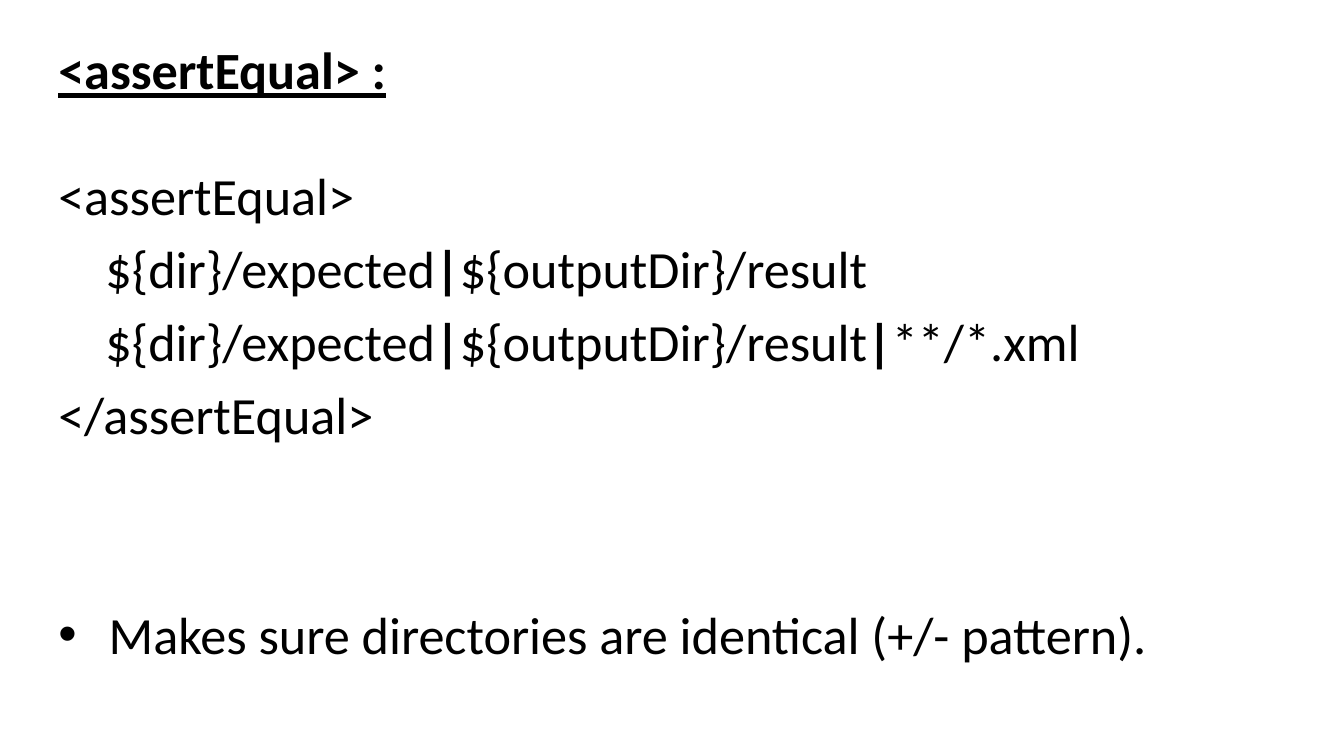
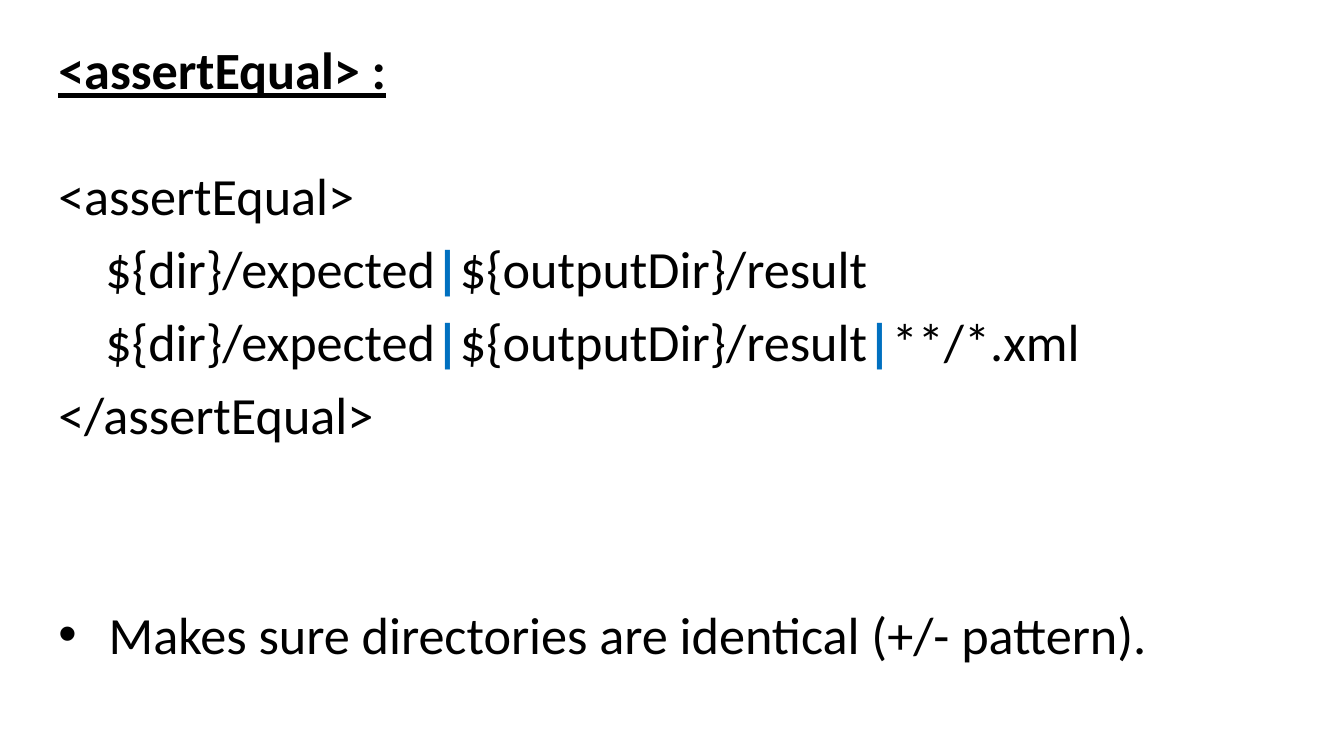
Before and after one commit to evgeny-goldin/maven-plugins, a slide deck: slide 74 of maven-plugins.pptx (slide 61 before the commit). Drawn at 1344x756 pixels with LibreOffice and Linux fonts; fonts in the diff are those of the drawing; background and template pictures are left out. Boxes give left, top, right and bottom in pixels: in the first picture for what was removed or moved away, otherwise in the second. Text is boxed around its words. In the diff, an @@ line names an element or a change of style, - is before the commit and + after.

```diff
--- a/maven-plugins.pptx
+++ b/maven-plugins.pptx
@@ text at [105,250,1079,370]: text colour #000000 to #0070C0 in "${dir}/expected|${outputDir}/result", "${dir}/expected|${outputDir}/result|**/*.xml" @@
```
Also in this commit, not shown: 5 other slides changed, 13 slides added.
